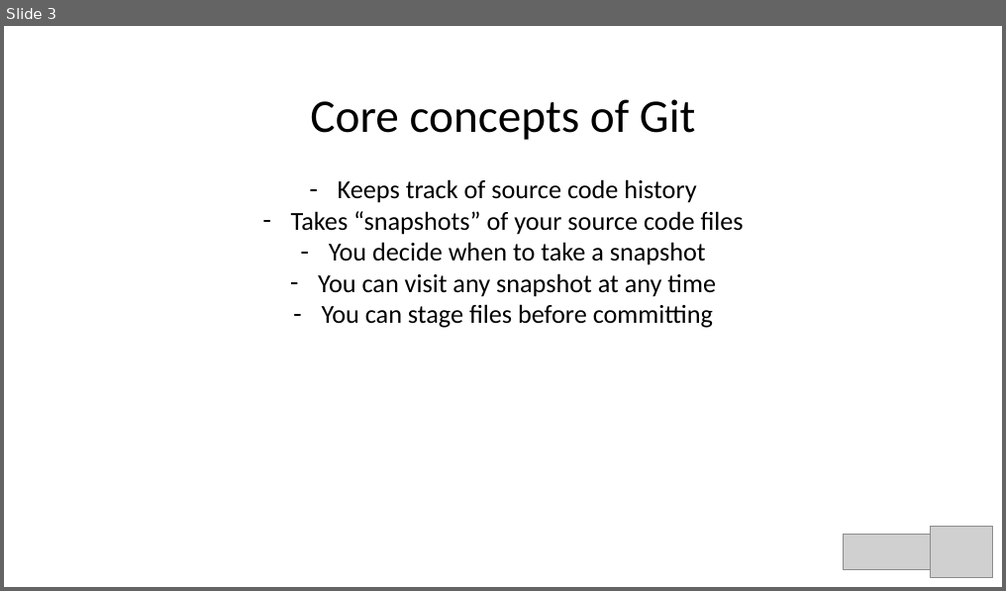
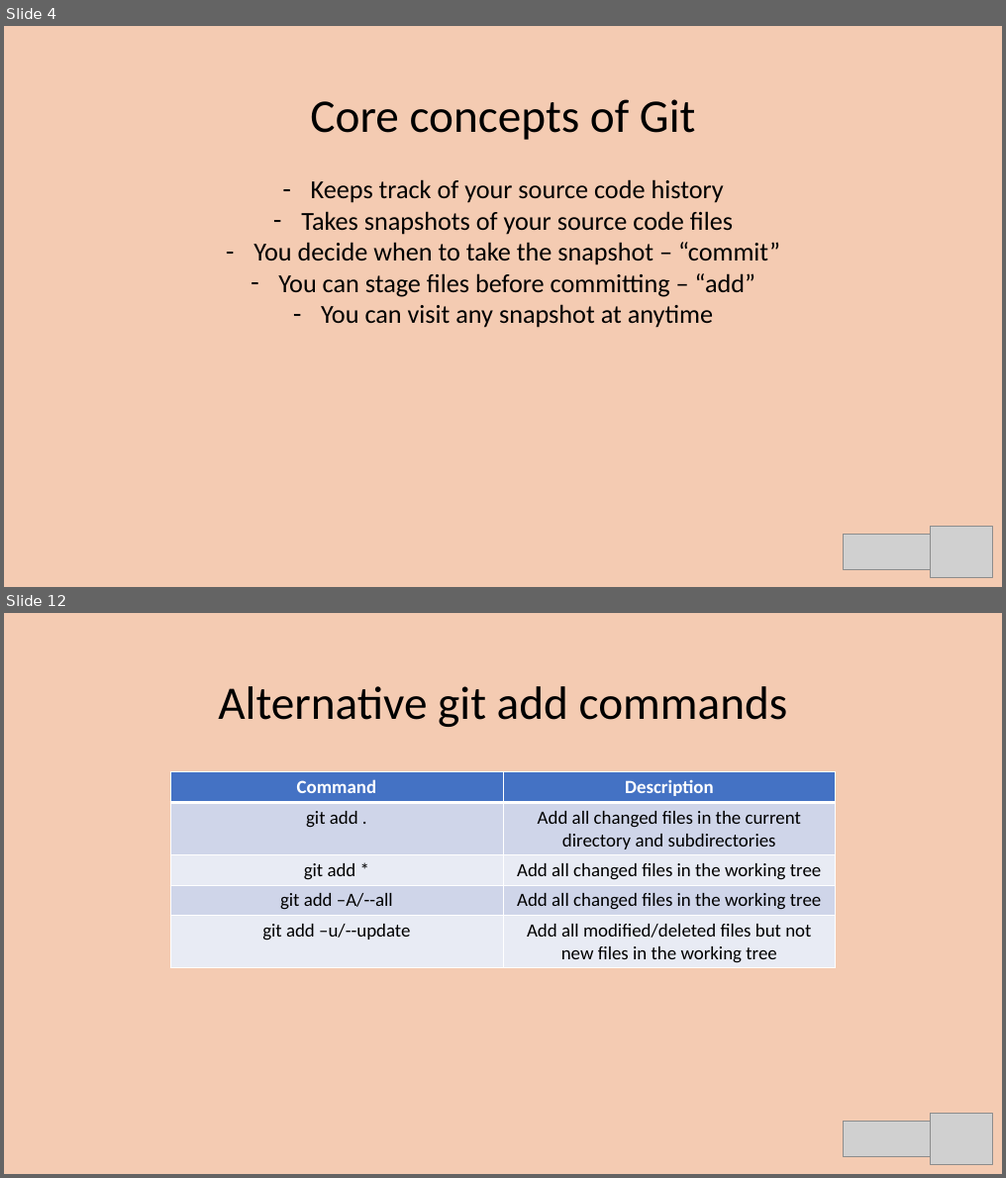
Before and after one commit to szetko/course-materials, a slide deck: Workshops/Git Intro.pptx. Shown one above the other, each under a label of ours: slide 3 before the commit, slides 4 and 12 after it; the slides between them are not shown. The pictures are 1006x591 and 1006x1178 pixels, drawn with LibreOffice and Linux fonts; fonts in the diff are those of the drawing; grey boxes stand for pictures. Boxes give left, top, right and bottom in pixels: in the first picture for what was removed or moved away, otherwise in the second. Text is boxed around its words. In the diff, an @@ line names an element or a change of style, - is before the commit and + after.

```diff
--- a/Workshops/Git Intro.pptx
+++ b/Workshops/Git Intro.pptx
@@ slide 12 added at (x1=4, y1=613, x2=1002, y2=1174), background #F4CBB2 @@
@@ text added at (x1=218, y1=686, x2=788, y2=727), 45 pt, text #000000 @@
+Alternative git add commands
@@ table added at (x1=170, y1=772, x2=835, y2=968), 5 rows, 2 columns @@
+Command | Description
+git add . | Add all changed files in the current directory and subdirectories
+git add * | Add all changed files in the working tree
+git add –A/--all | Add all changed files in the working tree
+git add –u/--update | Add all modified/deleted files but not new files in the working tree
@@ picture added at (x1=930, y1=1113, x2=993, y2=1164) @@
@@ picture added at (x1=844, y1=1121, x2=930, y2=1158) @@
@@ what was slide 3 is now slide 4 @@
@@ slide 4 changed as well @@
@@ background #FFFFFF to #F4CBB2 @@
@@ text at (x1=253, y1=179, x2=780, y2=328): text changed @@
-              – Keeps track of source code history
-              – Takes “snapshots” of your source code files
-              – You decide when to take a snapshot
-              – You can visit any snapshot at any time
-              – You can stage files before committing
+              – Keeps track of your source code history
+              – Takes snapshots of your source code files
+              – You decide when to take the snapshot – “commit”
+              – You can stage files before committing – “add”
+              – You can visit any snapshot at anytime
```
Also in this commit, not shown: 3 other slides changed, 14 other slides added.
